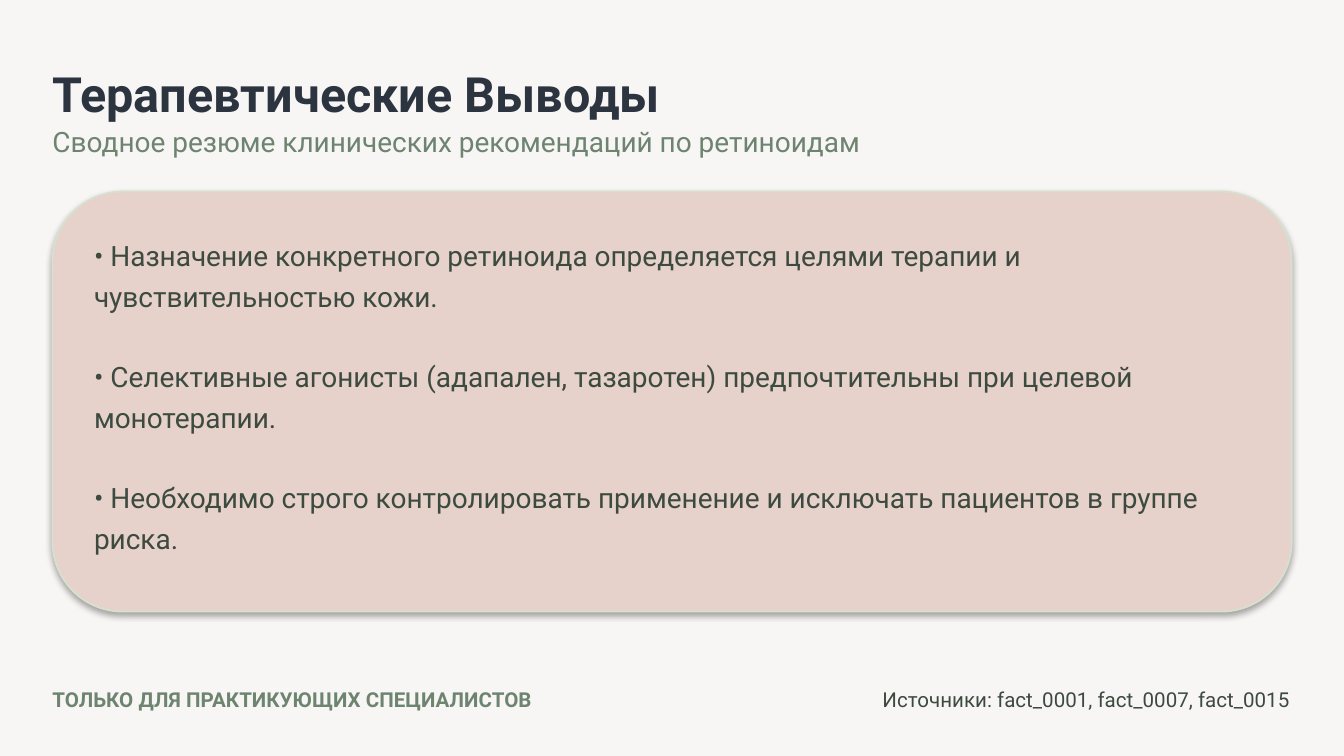
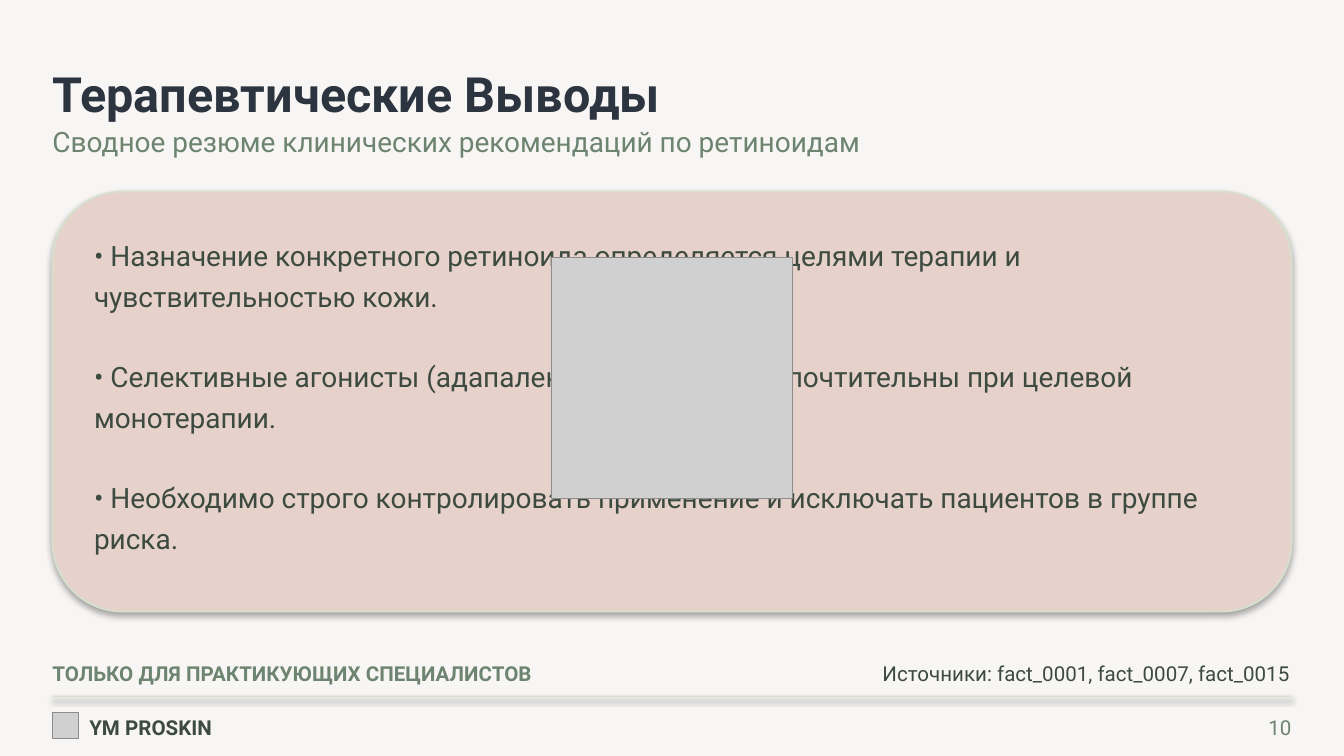
Before and after one commit to egregie/di_ko, a slide deck: slide 10 of 06_render/out/deck_retinoids_v2.pptx. Drawn at 1344x756 pixels with LibreOffice and Linux fonts; fonts in the diff are those of the drawing; grey boxes stand for pictures. Boxes give left, top, right and bottom in pixels: in the first picture for what was removed or moved away, otherwise in the second. Text is boxed around its words. In the diff, an @@ line names an element or a change of style, - is before the commit and + after.

```diff
--- a/06_render/out/deck_retinoids_v2.pptx
+++ b/06_render/out/deck_retinoids_v2.pptx
@@ picture added at <box>551,257,793,499</box> @@
@@ text "ТОЛЬКО ДЛЯ ПРАКТИКУЮЩИХ СПЕЦИАЛИСТОВ": place and size @@
-text "ТОЛЬКО ДЛЯ ПРАКТИКУЮЩИХ СПЕЦИАЛИСТОВ" at <box>52,692,532,711</box>
+text "ТОЛЬКО ДЛЯ ПРАКТИКУЮЩИХ СПЕЦИАЛИСТОВ" at <box>52,666,532,685</box>
@@ text "Источники: fact_0001, fact_0007, fact_0015": place and size @@
-text "Источники: fact_0001, fact_0007, fact_0015" at <box>882,691,1289,710</box>
+text "Источники: fact_0001, fact_0007, fact_0015" at <box>882,665,1289,684</box>
@@ rectangle added at <box>52,696,1292,698</box>, fill #D7E0CE @@
@@ picture added at <box>52,712,79,739</box> @@
@@ text added at <box>89,720,212,735</box>, 11 pt, text #3D4A40, bold @@
+YM PROSKIN
@@ text added at <box>1268,720,1291,735</box>, 11 pt, text #6D8470 @@
+10
```
Also in this commit, not shown: 9 other slides changed, 21 other files.
